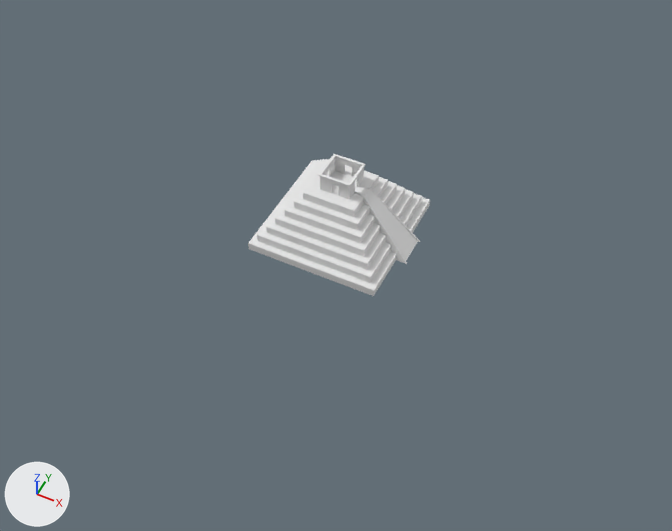
Renders of the Blender file mayan-temple.blend from each side of a commit.
One viewpoint serves both versions: a 50 mm camera at (8.86, -18.07, 20.71) aimed at (0.53, -1.4, -0.12). Arrows for +X, +Y and +Z are at lower left; the lights stay in place.
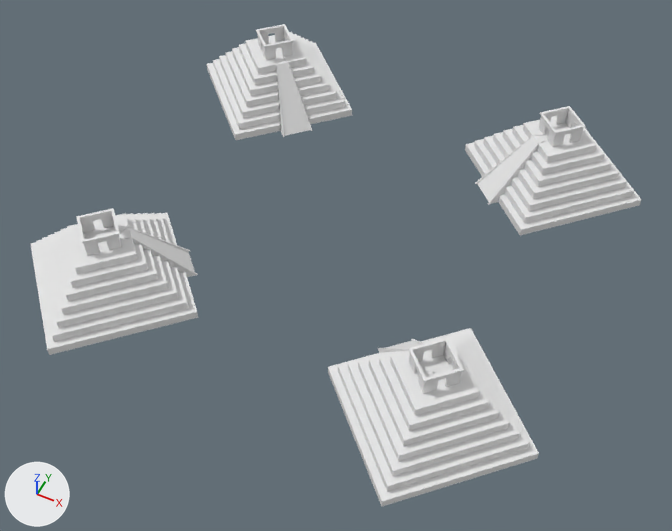
Commit message: mayan temples: 4 pyramids

Patch to the scene script:
```diff
--- a/mayan-temple.blend.py
+++ b/mayan-temple.blend.py
@@ me_cube_001 @@
+me_cube_001.from_pydata(...)  # 386 vertices, 397 faces; spans x -1.0..1.1, y -1.0..1.0, z 0.0..18.6
+me_cube_001.materials.append(mat_material)  # white #e7e7e7
@@ me_cube_002 @@
+me_cube_002.from_pydata(...)  # 386 vertices, 397 faces; spans x -1.0..1.1, y -1.0..1.0, z 0.0..18.6
+me_cube_002.materials.append(mat_material)  # white #e7e7e7
@@ me_cube_003 @@
+me_cube_003.from_pydata(...)  # 386 vertices, 397 faces; spans x -1.0..1.2, y -1.0..1.0, z 0.0..18.6
+me_cube_003.materials.append(mat_material)  # white #e7e7e7
@@ ob_cube @@
 ob_cube = bpy.data.objects.new('Cube', me_cube)
-ob_cube.location = (0.0, 0.0, 0.0)
+ob_cube.location = (-5.0, 5.0, 0.0)
+ob_cube.rotation_euler = (0.0, 0.0, -0.785)  # degrees (0, 0, -45)
 ob_cube.scale = (2.08, 2.08, 0.129)
@@ ob_north_east_pyramid @@
+ob_north_east_pyramid = bpy.data.objects.new('North-east pyramid', me_cube_001)
+ob_north_east_pyramid.location = (5.0, 5.0, 0.0)
+ob_north_east_pyramid.rotation_euler = (0.0, 0.0, -2.356)  # degrees (0, 0, -135)
+ob_north_east_pyramid.scale = (2.08, 2.08, 0.129)
@@ ob_south_east_pyramid @@
+ob_south_east_pyramid = bpy.data.objects.new('South-east pyramid', me_cube_002)
+ob_south_east_pyramid.location = (5.0, -5.0, 0.0)
+ob_south_east_pyramid.rotation_euler = (0.0, 0.0, 2.356)  # degrees (0, 0, 135)
+ob_south_east_pyramid.scale = (2.08, 2.08, 0.129)
@@ ob_south_west_pyramid @@
+ob_south_west_pyramid = bpy.data.objects.new('South-west pyramid', me_cube_003)
+ob_south_west_pyramid.location = (-5.0, -5.0, 0.0)
+ob_south_west_pyramid.rotation_euler = (0.0, 0.0, 0.785)  # degrees (0, 0, 45)
+ob_south_west_pyramid.scale = (2.08, 2.08, 0.129)
```

Changed parts and their boxes [x1, y1, x2, y2] in the pictures (672 x 531 px):
'Cube', moved, turned
    before: [248, 154, 430, 296]
    after: [207, 24, 352, 140]
'South-east pyramid', added
    after: [328, 328, 539, 506]
'South-west pyramid', added
    after: [30, 208, 198, 355]
'North-east pyramid', added
    after: [465, 106, 642, 235]
